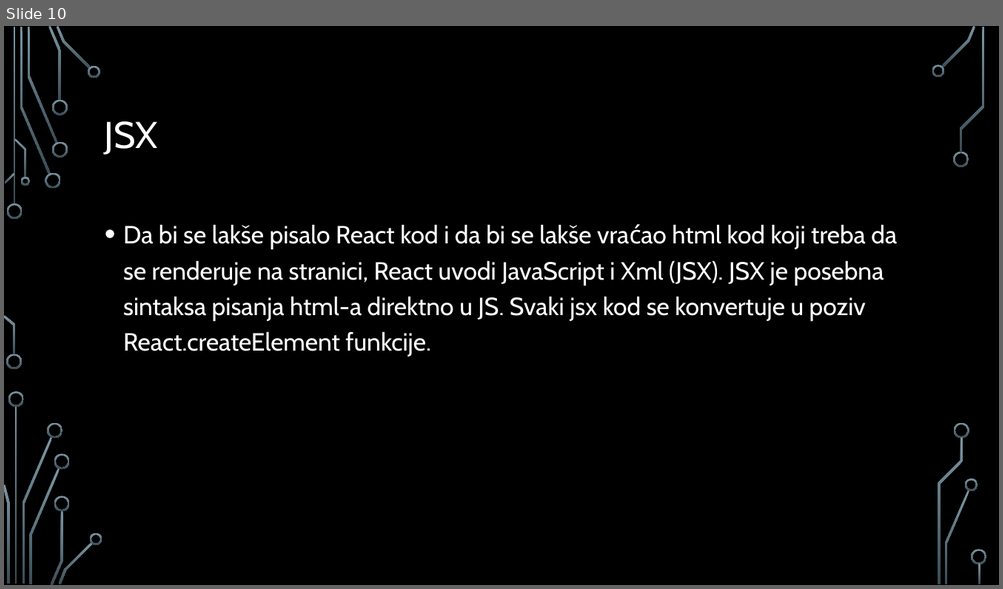
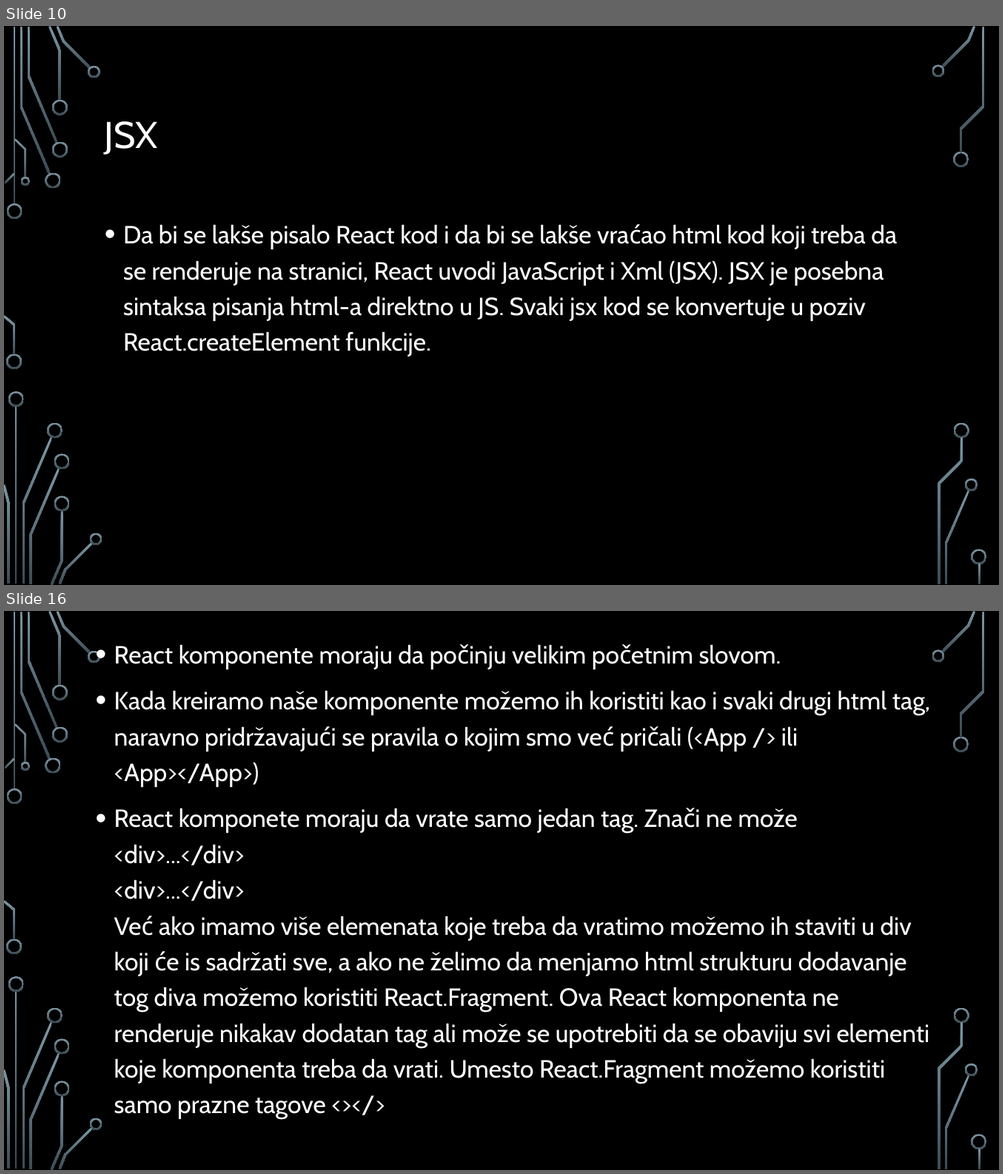
Before and after one commit to MihajloMilojevic/Sekcija, a slide deck: React/React - prezentacija.pptx. Shown one above the other, each under a label of ours: slide 10 before the commit, slides 10 and 16 after it; the slides between them are not shown. The pictures are 1003x589 and 1003x1174 pixels, drawn with LibreOffice and Linux fonts; fonts in the diff are those of the drawing; background and template pictures are left out. Boxes give left, top, right and bottom in pixels: in the first picture for what was removed or moved away, otherwise in the second. Text is boxed around its words. In the diff, an @@ line names an element or a change of style, - is before the commit and + after.

Commit message:
react nastavak

```diff
--- a/React/React - prezentacija.pptx
+++ b/React/React - prezentacija.pptx
@@ slide 16 added at [4,611,999,1170], background picture (left out); not listed: 36 template elements that a slide beside it also shows @@
@@ text added at [114,644,930,1120], 24 pt, text #FFFFFF @@
+• React komponente moraju da počinju velikim početnim slovom.
+• Kada kreiramo naše komponente možemo ih koristiti kao i svaki drugi html tag, naravno pridržavajući se pravila o kojim smo već pričali (<App /> ili <App></App>)
+• React komponete moraju da vrate samo jedan tag. Znači ne može <div>...</div>
+  <div>...</div>
+  Već ako imamo više elemenata koje treba da vratimo možemo ih staviti u div koji će is sadržati sve, a ako ne želimo da menjamo html strukturu dodavanje tog diva možemo koristiti React.Fragment. Ova React komponenta ne renderuje nikakav dodatan tag ali može se upotrebiti da se obaviju svi elementi koje komponenta treba da vrati. Umesto React.Fragment možemo koristiti samo prazne tagove <></>
```
Also in this commit, not shown: 17 other slides added, 5 other files.
